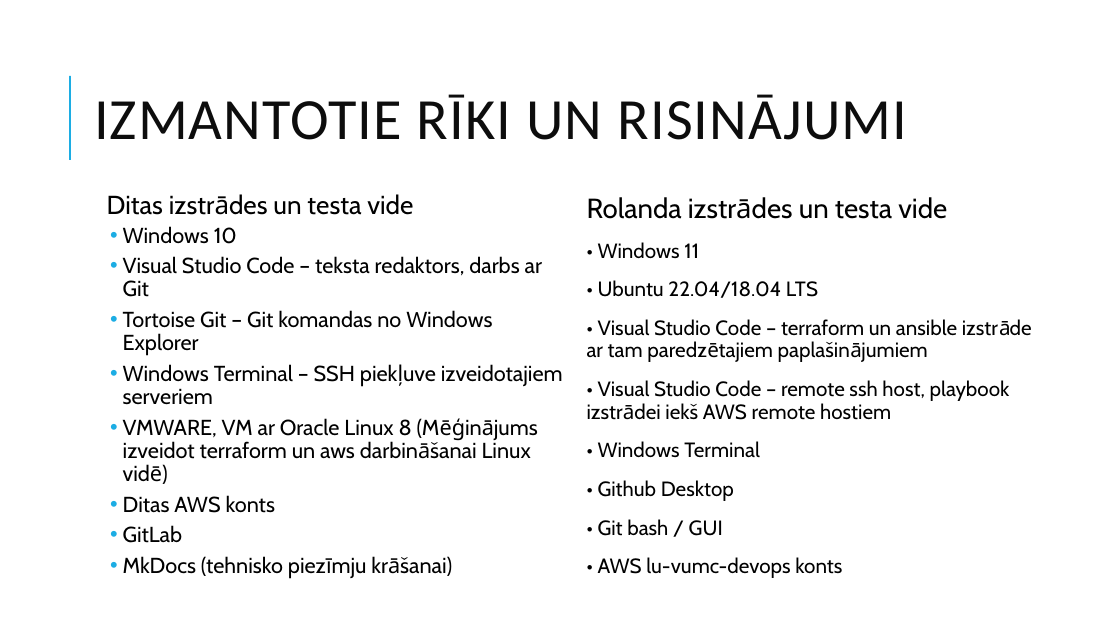
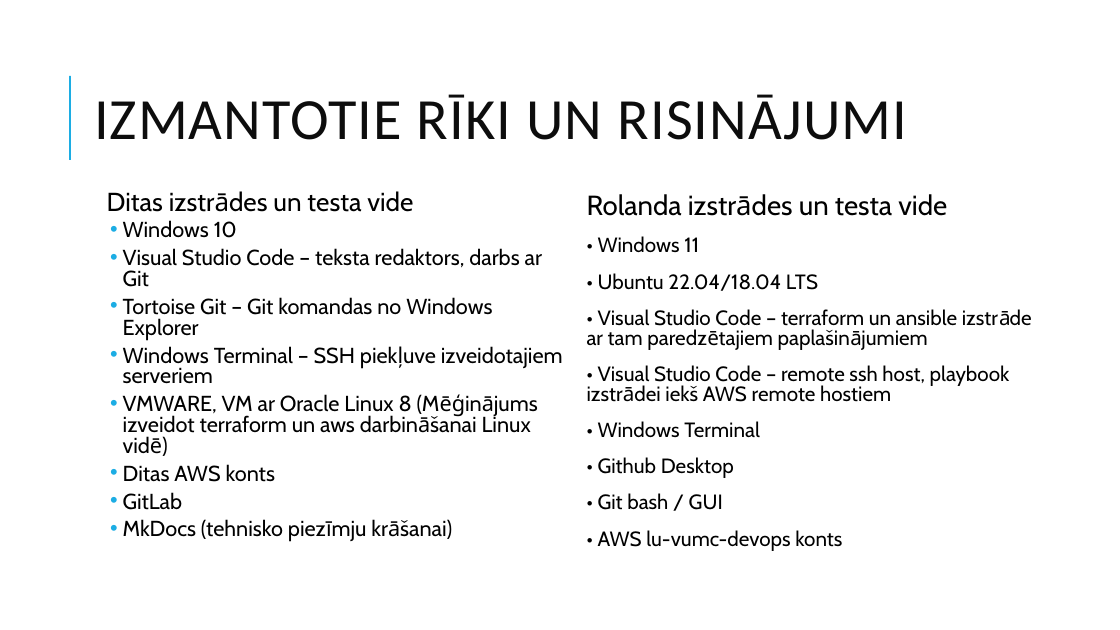
Before and after one commit to DitaGabalina/devops_db_group, a slide deck: slide 5 of docs/Slaidi.2022.07.04_v2.pptx. Drawn at 1120x630 pixels with LibreOffice and Linux fonts; fonts in the diff are those of the drawing. Boxes give left, top, right and bottom in pixels: in the first picture for what was removed or moved away, otherwise in the second. Text is boxed around its words. In the diff, an @@ line names an element or a change of style, - is before the commit and + after.

Commit message:
Slide formatting

```diff
--- a/docs/Slaidi.2022.07.04_v2.pptx
+++ b/docs/Slaidi.2022.07.04_v2.pptx
@@ text "Ditas izstrādes un testa vide" at (107,191,563,539): line spacing 0.9 to 0.8 @@
@@ text "Rolanda izstrādes un testa vide" at (587,194,1010,551): line spacing 0.9 to 0.8 @@
```
Also in this commit, not shown: 16 other slides changed, 1 other file.
